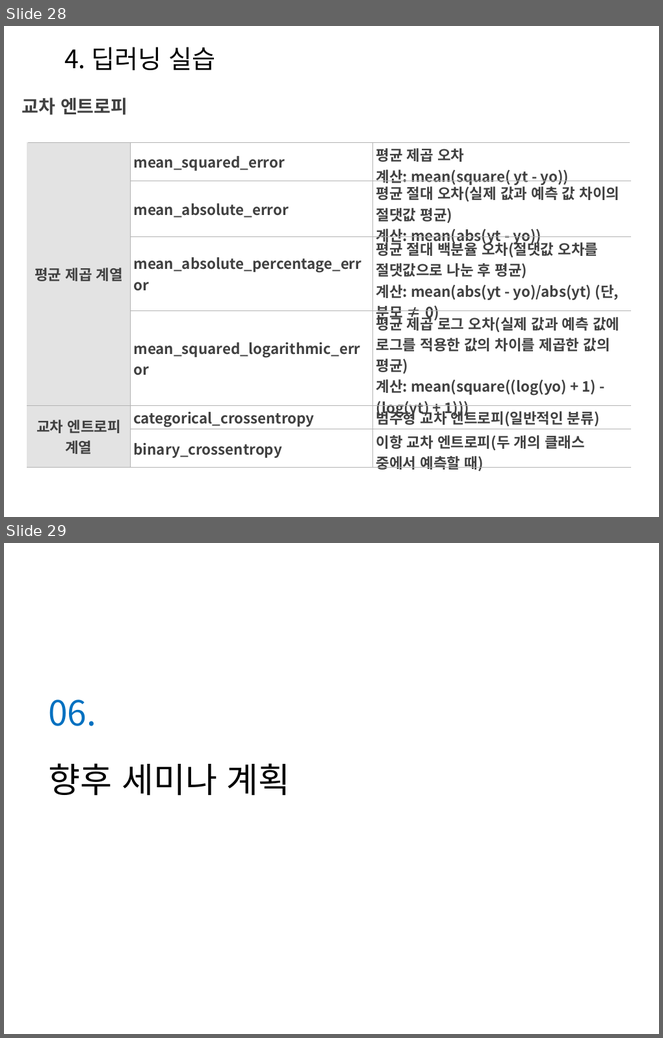
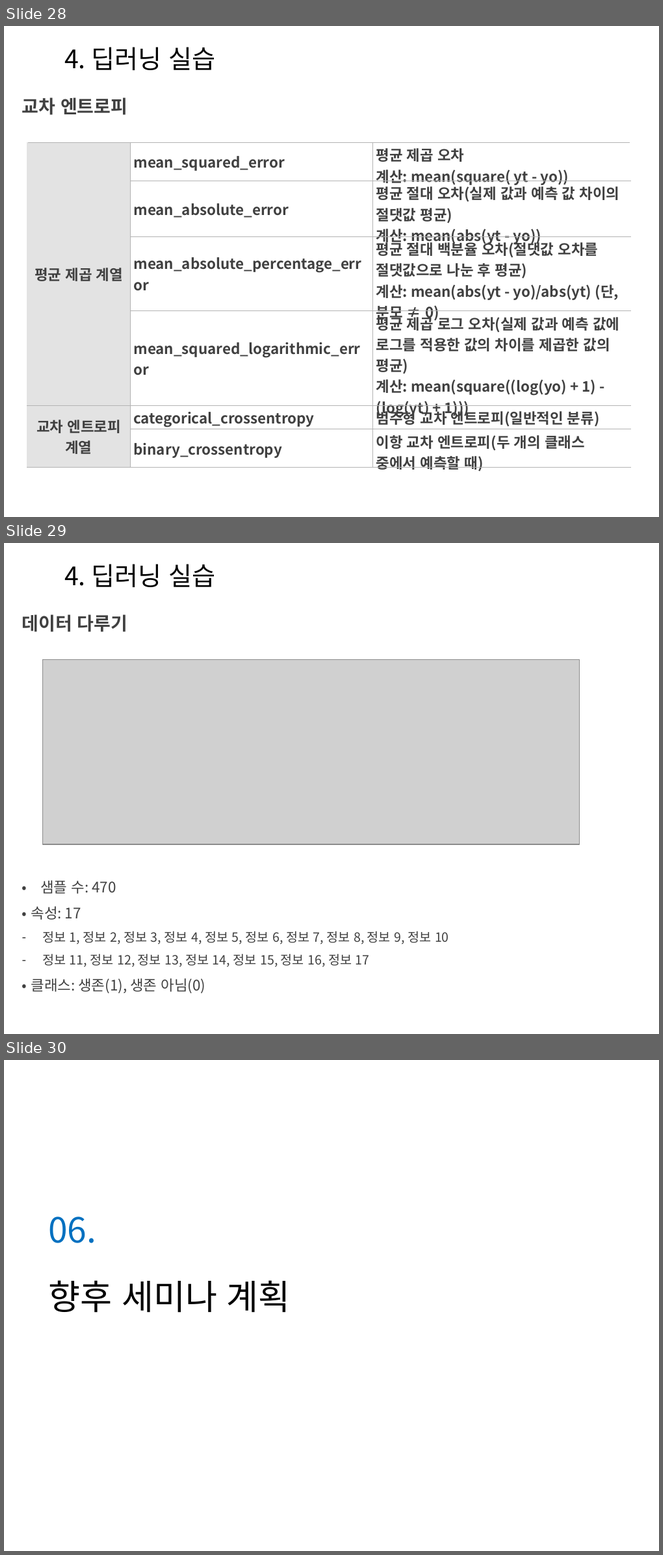
Before and after one commit to Heechul90/Deep_Learning, a slide deck: Study/정리/Deep Learning02.pptx. Shown one above the other, each under a label of ours: slides 28 and 29 before the commit, slides 28, 29 and 30 after it. The pictures are 663x1038 and 663x1555 pixels, drawn with LibreOffice and Linux fonts; fonts in the diff are those of the drawing; grey boxes stand for pictures; background and template pictures are left out. Boxes give left, top, right and bottom in pixels: in the first picture for what was removed or moved away, otherwise in the second. Text is boxed around its words. In the diff, an @@ line names an element or a change of style, - is before the commit and + after.

```diff
--- a/Study/정리/Deep Learning02.pptx
+++ b/Study/정리/Deep Learning02.pptx
@@ slide 29 added at (x1=4, y1=543, x2=659, y2=1034), background picture (left out) @@
@@ text added at (x1=64, y1=564, x2=216, y2=587), 28 pt, text #000000 @@
+4. 딥러닝 실습
@@ text added at (x1=22, y1=615, x2=128, y2=632), 20 pt, text #404040, bold @@
+데이터 다루기
@@ picture added at (x1=42, y1=659, x2=580, y2=845) @@
@@ text added at (x1=31, y1=880, x2=449, y2=993), 14 pt, text #404040 @@
+• 샘플 수: 470
+• 속성: 17
+– 정보 1, 정보 2, 정보 3, 정보 4, 정보 5, 정보 6, 정보 7, 정보 8, 정보 9, 정보 10
+– 정보 11, 정보 12, 정보 13, 정보 14, 정보 15, 정보 16, 정보 17
+• 클래스: 생존(1), 생존 아님(0)
@@ what was slide 29 is now slide 30 @@
```
Also in this commit, not shown: 3 slides changed, 1 other file.
